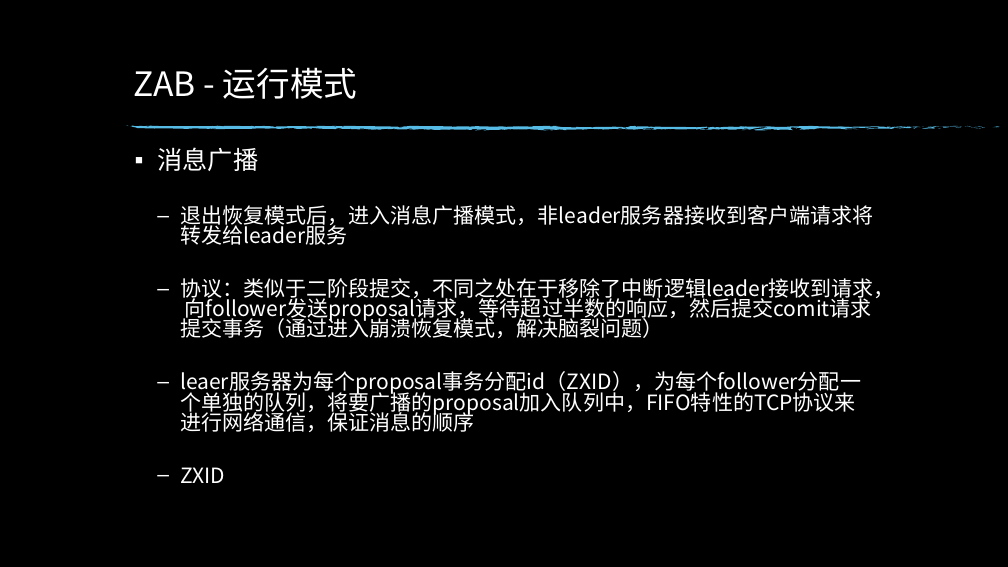
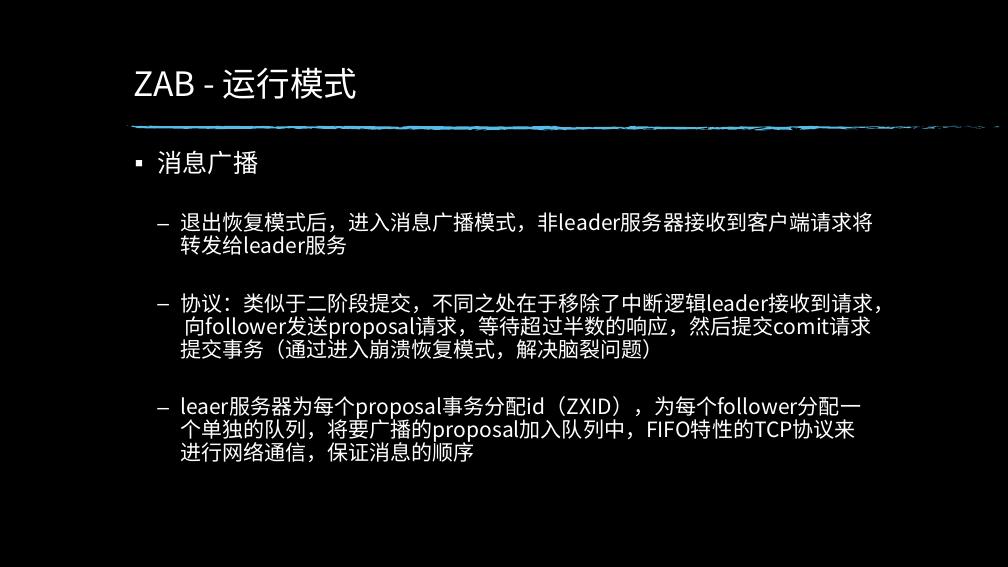
Before and after one commit to edwin1215/edwin, a slide deck: slide 21 of 分布式一致性原理.pptx. Drawn at 1008x567 pixels with LibreOffice and Linux fonts; fonts in the diff are those of the drawing; background and template pictures are left out. Boxes give left, top, right and bottom in pixels: in the first picture for what was removed or moved away, otherwise in the second. Text is boxed around its words. In the diff, an @@ line names an element or a change of style, - is before the commit and + after.

Commit message:
upd

```diff
--- a/分布式一致性原理.pptx
+++ b/分布式一致性原理.pptx
@@ text "消息广播" at <box>157,150,894,462</box>: line spacing 0.8 to 0.9 @@
@@ text at <box>180,467,225,483</box>: paragraph removed @@
-  – ZXID
```
